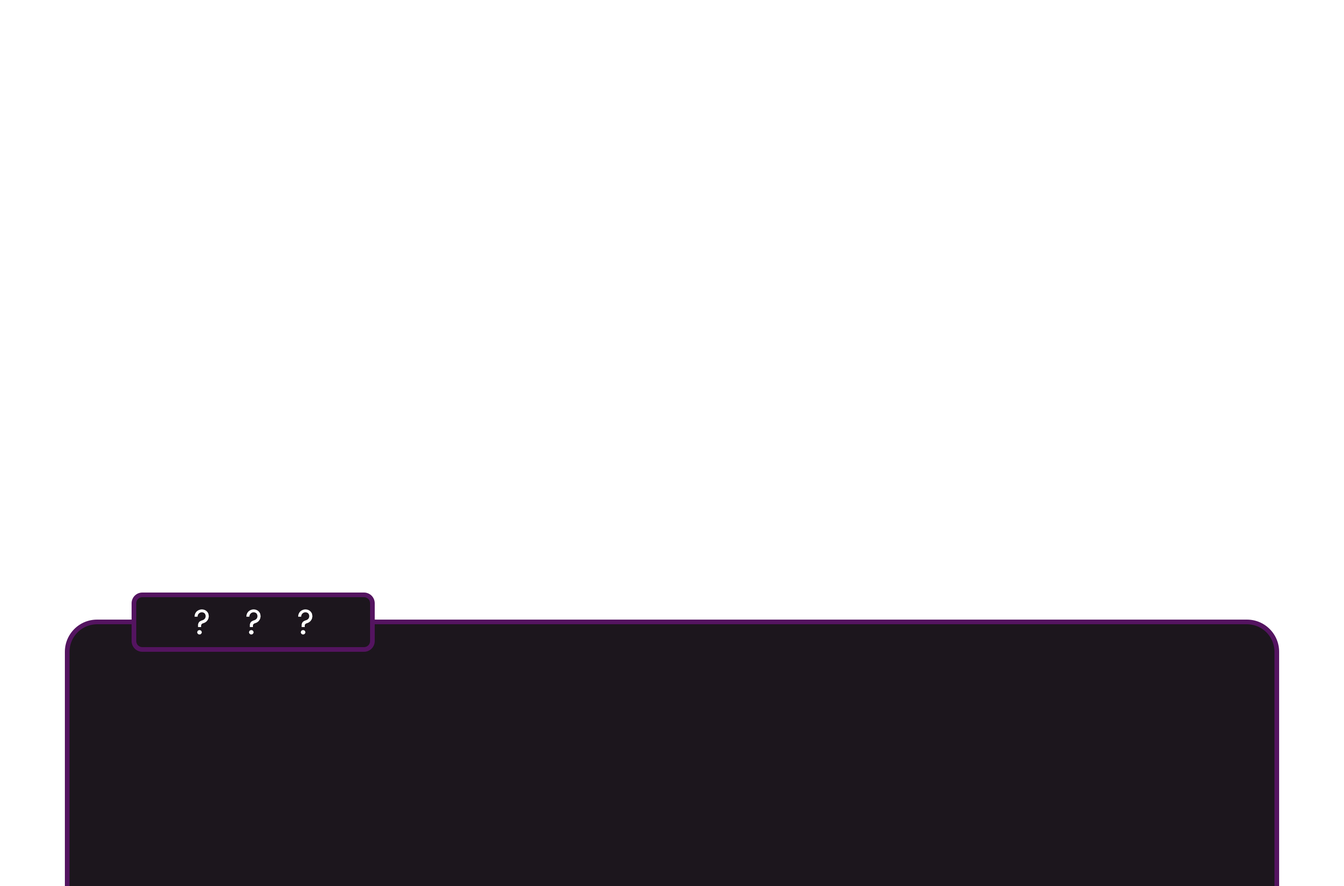
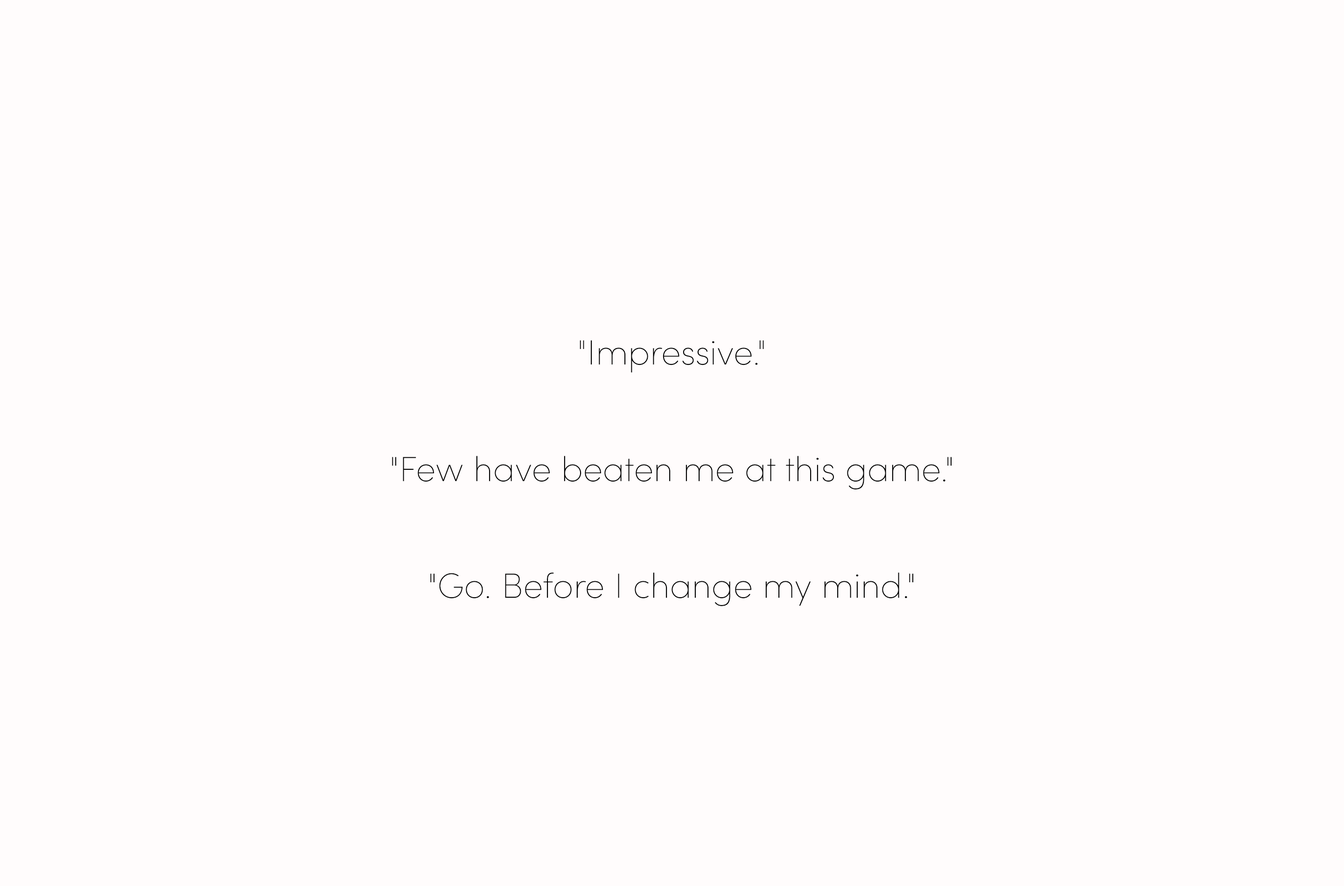
Layers edited between the first and the second 1344 x 886 image:
hid "???" over [194, 609, 313, 635]
hid "Rectangle 2" over [131, 592, 375, 653]
added layer "'Impressive.' 'Few have beaten me at this game.' 'Go. Before" above "Nice try." over [392, 340, 952, 607]
hid "Rectangle 1" over [64, 619, 1280, 886]
added layer "Layer 0 copy" above "Layer 0" over [0, 0, 1344, 886]
showed "Layer 0" over [0, 0, 1344, 886]
